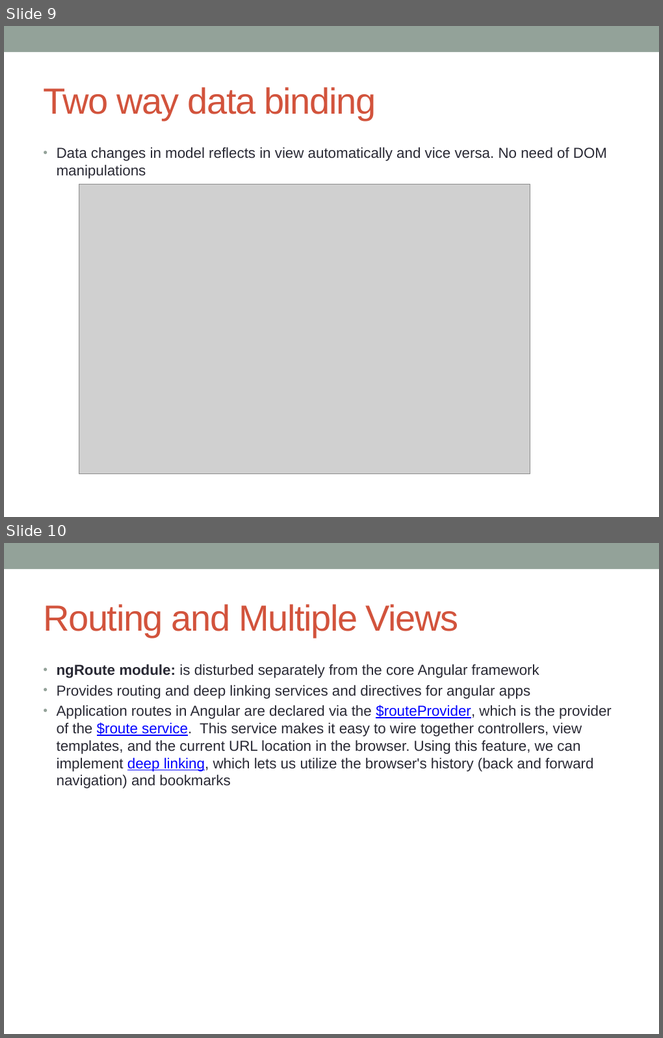
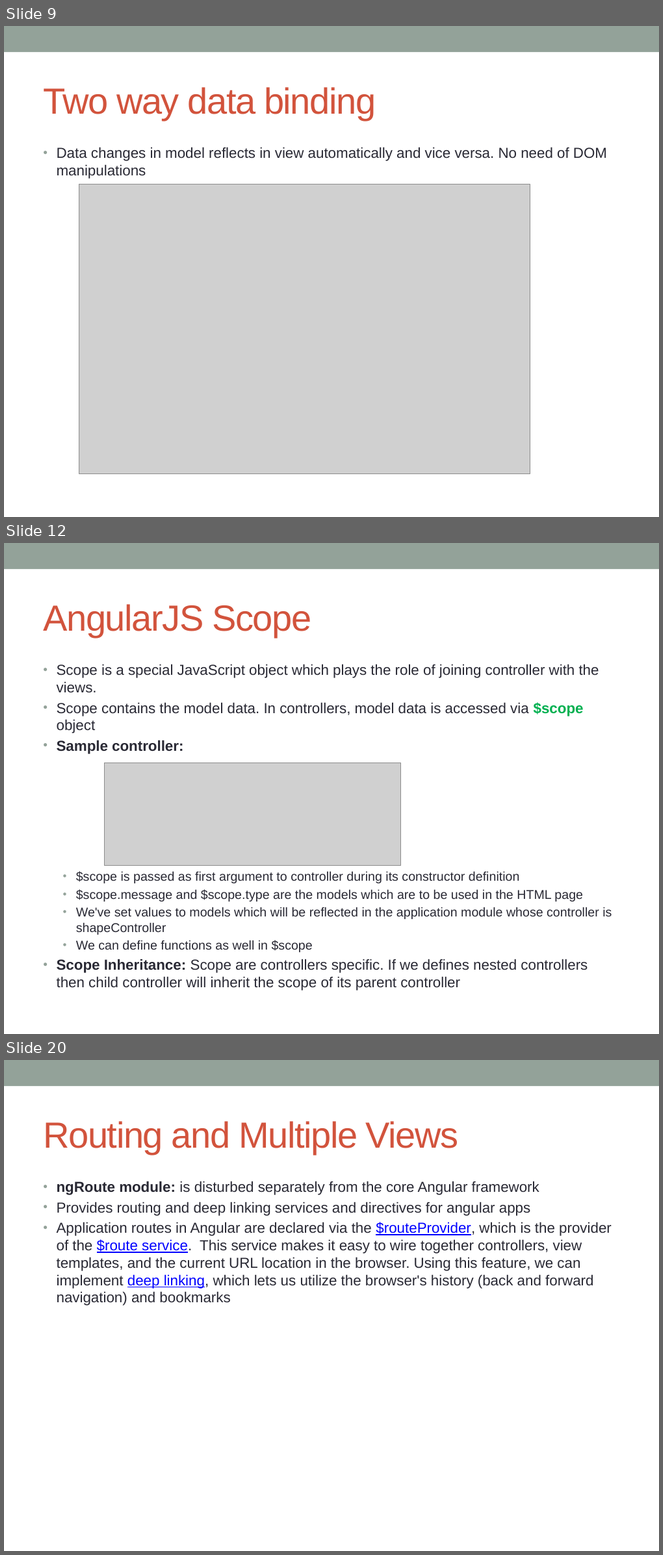
Before and after one commit to notionquest/ProjectDocumentation, a slide deck: AngularJS.pptx. Shown one above the other, each under a label of ours: slides 9 and 10 before the commit, slides 9, 12 and 20 after it; the slides between them are not shown. The pictures are 663x1038 and 663x1555 pixels, drawn with LibreOffice and Linux fonts; fonts in the diff are those of the drawing; grey boxes stand for pictures. Boxes give left, top, right and bottom in pixels: in the first picture for what was removed or moved away, otherwise in the second. Text is boxed around its words. In the diff, an @@ line names an element or a change of style, - is before the commit and + after.

Commit message:
AngularJS added more contents

```diff
--- a/AngularJS.pptx
+++ b/AngularJS.pptx
@@ slide 12 added at [4, 543, 659, 1034], background #FFFFFF; not listed: 1 template element that a slide beside it also shows @@
@@ title added at [43, 604, 311, 637], 40 pt, text #D2533C @@
+AngularJS Scope
@@ text added at [57, 664, 612, 991], 16 pt, text #292934 @@
+• Scope is a special JavaScript object which plays the role of joining controller with the views.
+• Scope contains the model data. In controllers, model data is accessed via $scope object
+• Sample controller:
+  • $scope is passed as first argument to controller during its constructor definition
+  • $scope.message and $scope.type are the models which are to be used in the HTML page
+  • We've set values to models which will be reflected in the application module whose controller is shapeController
+  • We can define functions as well in $scope
+• Scope Inheritance: Scope are controllers specific. If we defines nested controllers then child controller will inherit the scope of its parent controller
@@ picture added at [105, 763, 401, 866] @@
@@ what was slide 10 is now slide 20 @@
```
Also in this commit, not shown: 2 slides changed, 11 other slides added.
